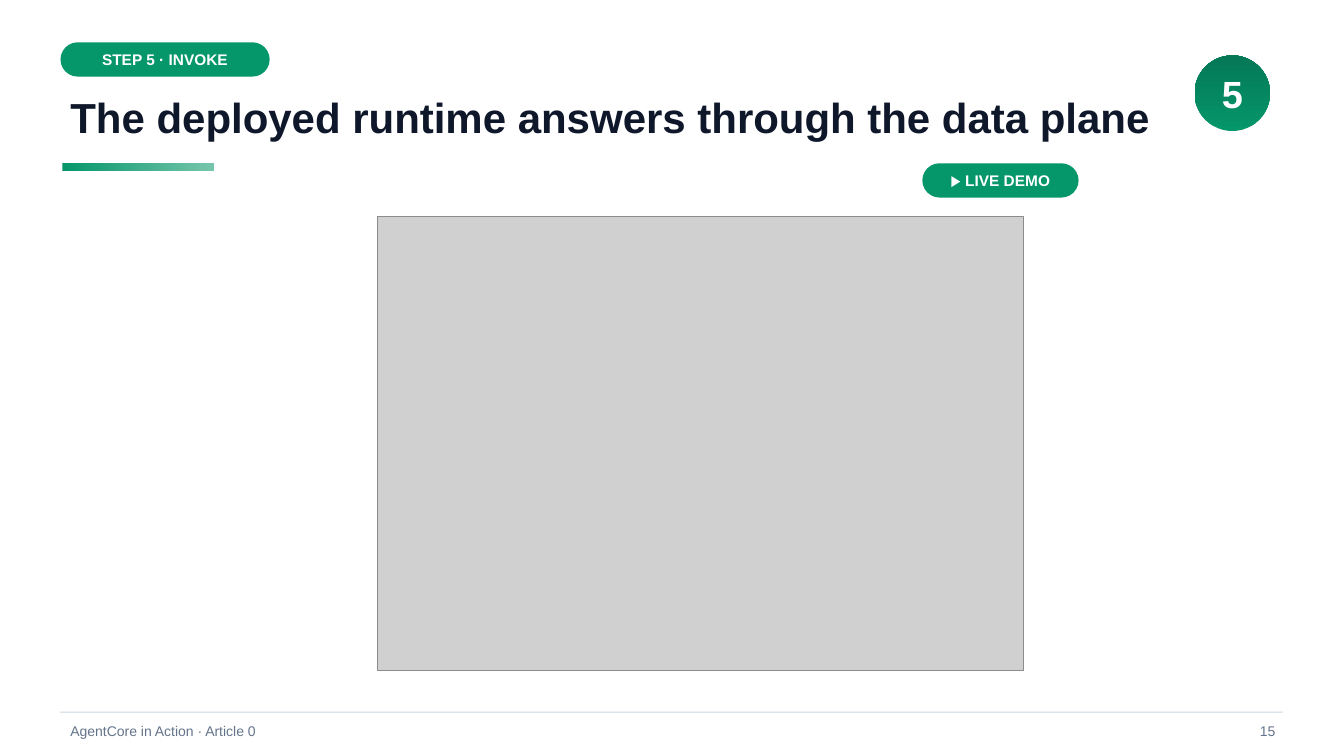
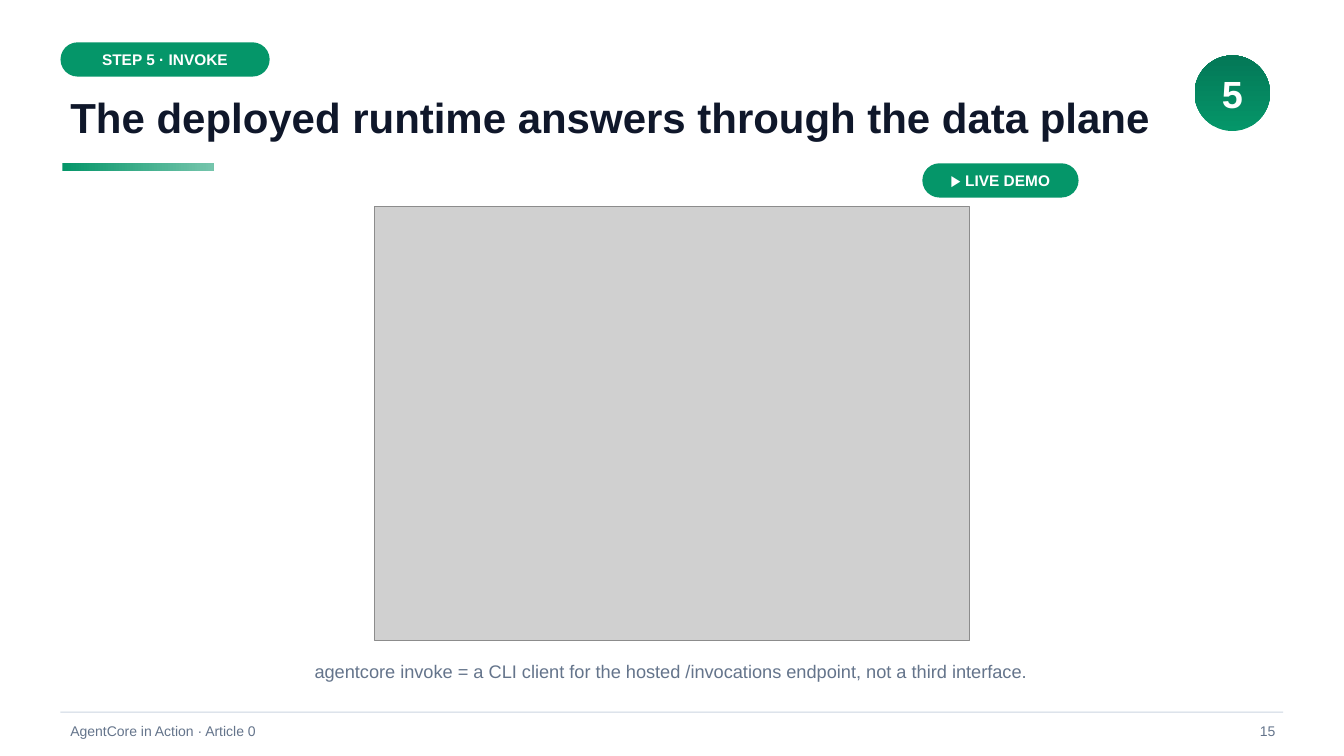
Before and after one commit to pinxiong/bedrock-agentcore-in-action, a slide deck: slide 15 of articles/decks/aws-agentcore-under-the-hood.pptx. Drawn at 1344x756 pixels with LibreOffice and Linux fonts; fonts in the diff are those of the drawing; grey boxes stand for pictures. Boxes give left, top, right and bottom in pixels: in the first picture for what was removed or moved away, otherwise in the second. Text is boxed around its words. In the diff, an @@ line names an element or a change of style, - is before the commit and + after.

```diff
--- a/articles/decks/aws-agentcore-under-the-hood.pptx
+++ b/articles/decks/aws-agentcore-under-the-hood.pptx
@@ picture: place and size @@
-picture at [378, 217, 1023, 670]
+picture at [375, 207, 970, 641]
@@ text added at [315, 665, 1027, 682], 13 pt, text #64748B @@
+agentcore invoke = a CLI client for the hosted /invocations endpoint, not a third interface.
```
Also in this commit, not shown: 2 other slides changed, 1 slide removed, 9 other files.
